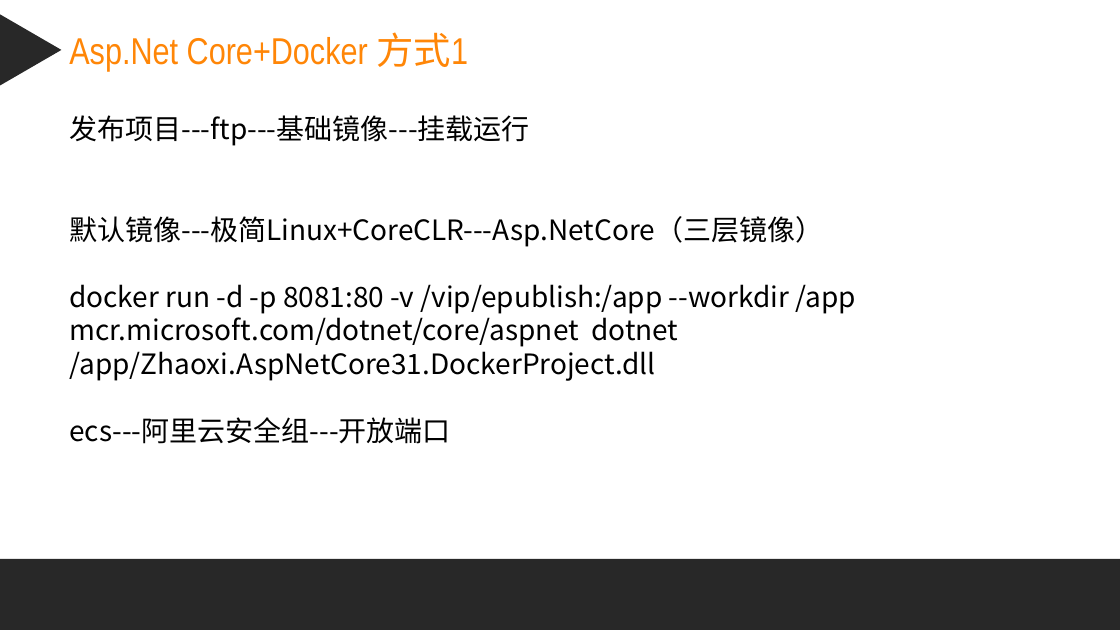
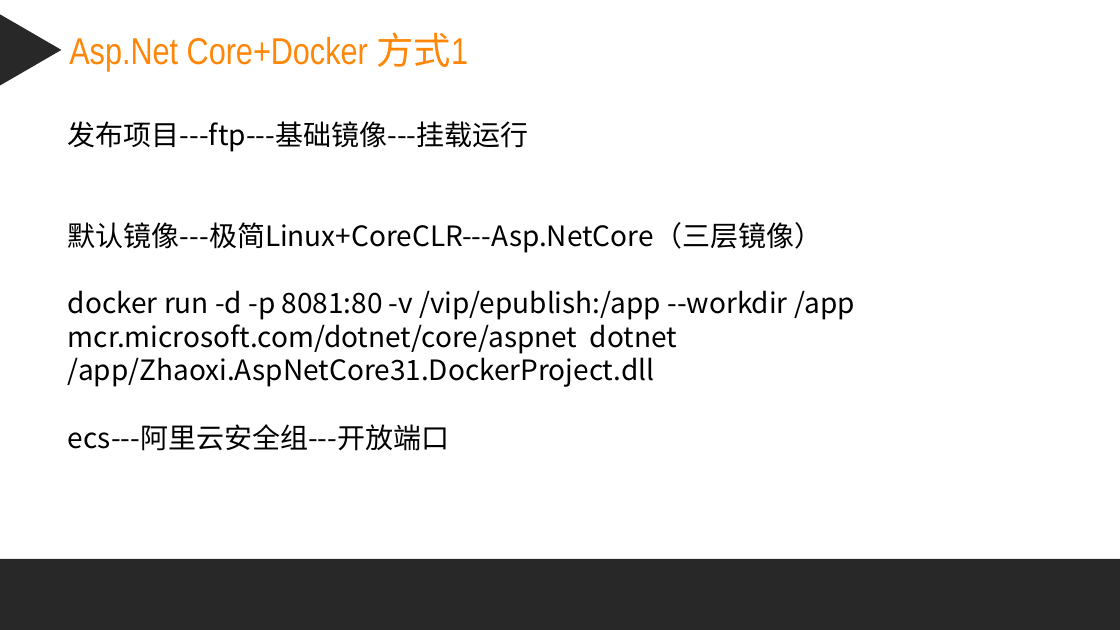
Before and after one commit to zq9999/document, a slide deck: slide 12 of 课件笔记/docker/Docker容器.pptx. Drawn at 1120x630 pixels with LibreOffice and Linux fonts; fonts in the diff are those of the drawing. Boxes give left, top, right and bottom in pixels: in the first picture for what was removed or moved away, otherwise in the second. Text is boxed around its words. In the diff, an @@ line names an element or a change of style, - is before the commit and + after.

```diff
--- a/课件笔记/docker/Docker容器.pptx
+++ b/课件笔记/docker/Docker容器.pptx
@@ text "发布项目---ftp---基础镜像---挂载运行" moved from (x1=69, y1=115, x2=856, y2=444) to (x1=68, y1=121, x2=855, y2=451) @@
```
Also in this commit, not shown: 9 other slides changed, 8 slides added, 16 other files.
